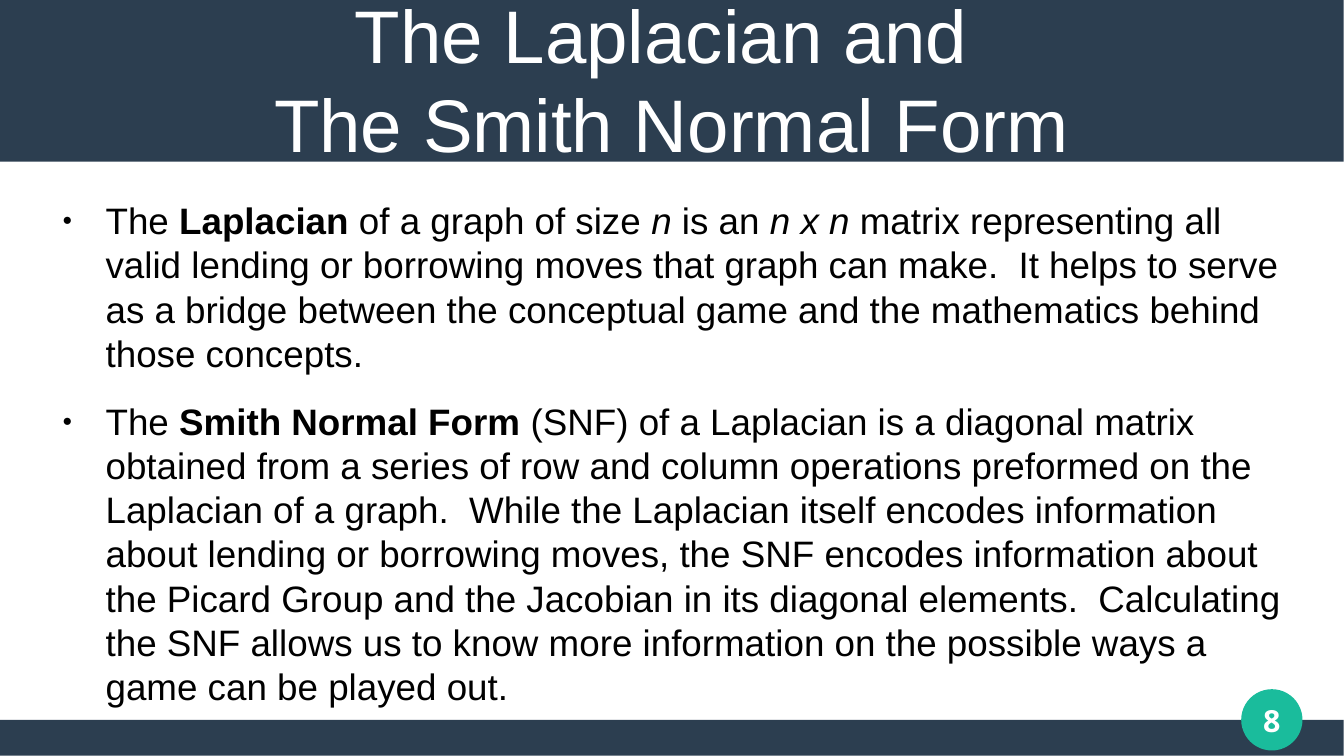
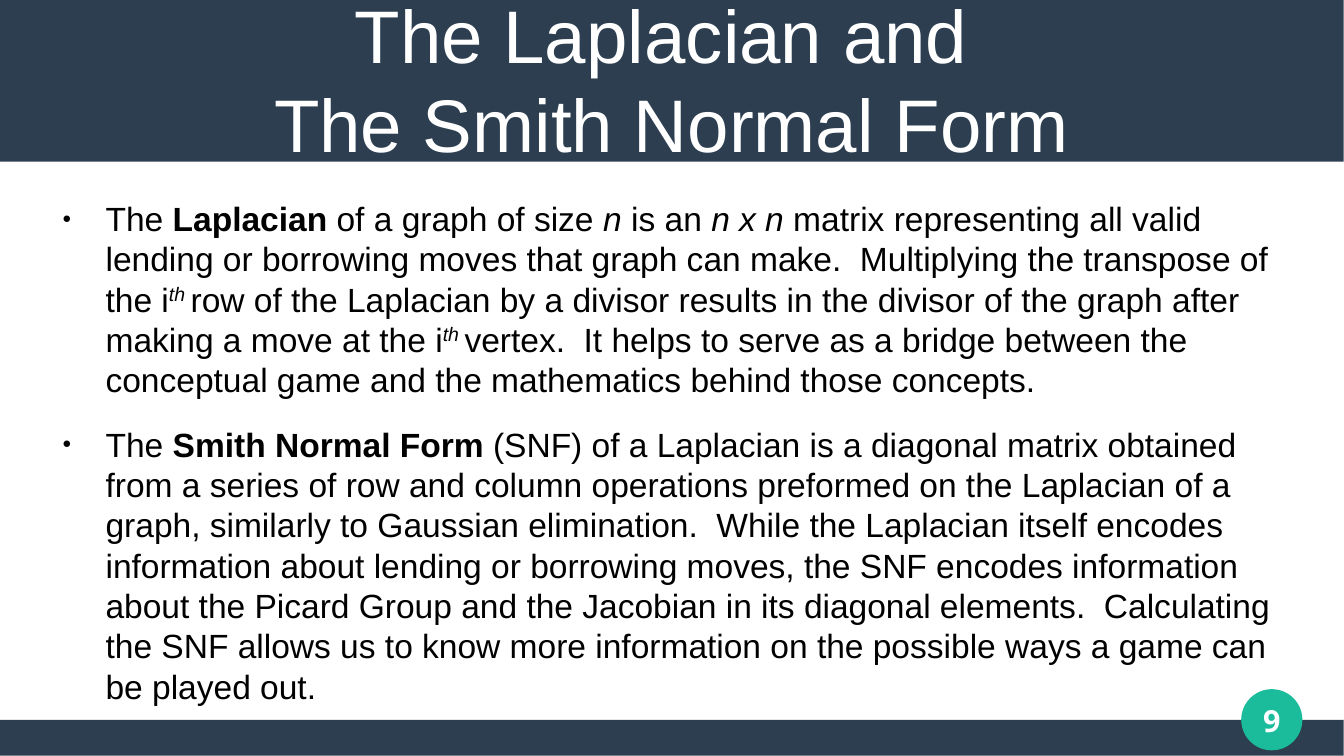
Before and after one commit to matthew-pisano/ChipFiring, a slide deck: slide 9 of Docs/generalPresentation.pptx (slide 8 before the commit). Drawn at 1344x756 pixels with LibreOffice and Linux fonts; fonts in the diff are those of the drawing. Boxes give left, top, right and bottom in pixels: in the first picture for what was removed or moved away, otherwise in the second. Text is boxed around its words. In the diff, an @@ line names an element or a change of style, - is before the commit and + after.

```diff
--- a/Docs/generalPresentation.pptx
+++ b/Docs/generalPresentation.pptx
@@ text at [106,206,1270,705]: text changed; size 21.8 to 19.8 pt @@
-● The Laplacian of a graph of size n is an n x n matrix representing all valid lending or borrowing moves that graph can make. It helps to serve as a bridge between the conceptual game and the mathematics behind those concepts.
-● The Smith Normal Form (SNF) of a Laplacian is a diagonal matrix obtained from a series of row and column operations preformed on the Laplacian of a graph. While the Laplacian itself encodes information about lending or borrowing moves, the SNF encodes information about the Picard Group and the Jacobian in its diagonal elements. Calculating the SNF allows us to know more information on the possible ways a game can be played out.
+● The Laplacian of a graph of size n is an n x n matrix representing all valid lending or borrowing moves that graph can make. Multiplying the transpose of the ith row of the Laplacian by a divisor results in the divisor of the graph after making a move at the ith vertex. It helps to serve as a bridge between the conceptual game and the mathematics behind those concepts.
+● The Smith Normal Form (SNF) of a Laplacian is a diagonal matrix obtained from a series of row and column operations preformed on the Laplacian of a graph, similarly to Gaussian elimination. While the Laplacian itself encodes information about lending or borrowing moves, the SNF encodes information about the Picard Group and the Jacobian in its diagonal elements. Calculating the SNF allows us to know more information on the possible ways a game can be played out.
@@ page number at [1263,710,1280,733]: text changed @@
-8
+9
```
Also in this commit, not shown: 11 other slides changed, 2 slides added, 7 other files.
